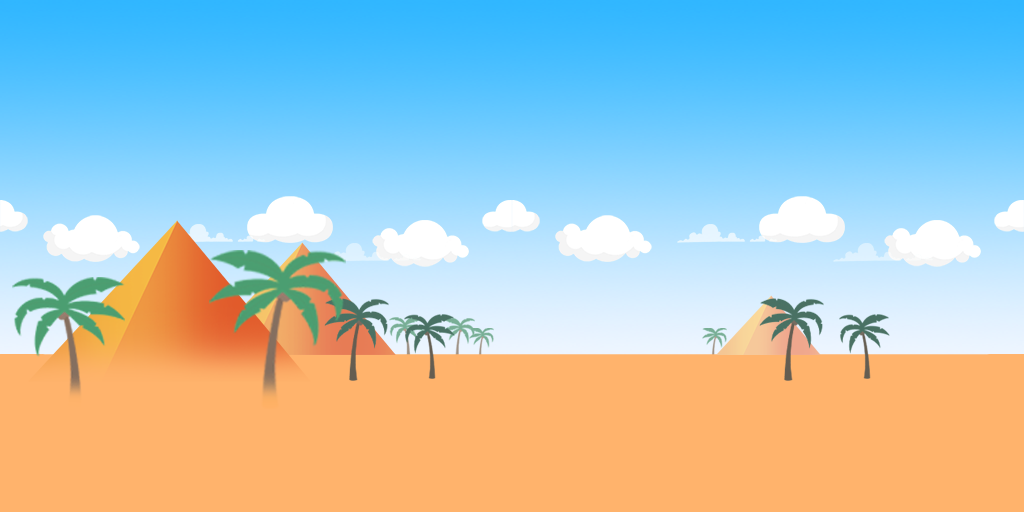
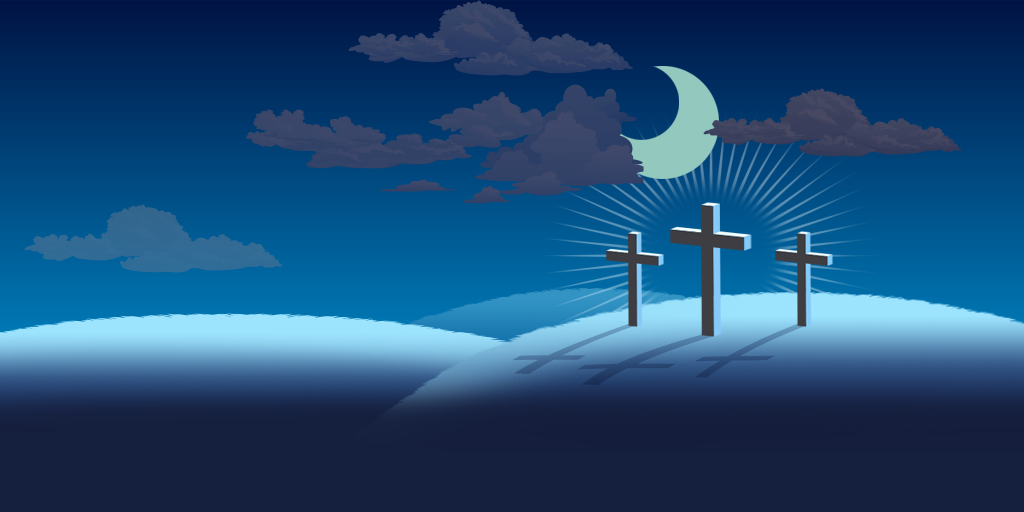
Two versions of the same layered image (1024 x 512). Layer-by-layer changes:
added layer "Layer 17 copy 2" above "Layer 17 copy" over [775, 231, 833, 327]
renamed "Layer 2" to "Layer 17 copy", moved it out of group "Cloud copy", painted on it over [555, 215, 664, 327]
removed group "Cloud" (7 layers) over [0, 196, 512, 267]
removed layer "Layer 3" (2nd of 2, in "Cloud") from group "Cloud" over [247, 196, 333, 243]
removed layer "Layer 2 copy" (2nd of 2, in "Cloud") from group "Cloud" over [372, 220, 469, 267]
removed layer "Layer 2" (2nd of 2, in "Cloud") from group "Cloud" over [43, 215, 140, 262]
renamed "Layer 4" to "Layer 17", opacity 67% → 100%, moved it out of group "Cloud copy", painted on it over [670, 202, 777, 337]
removed layer "Layer 2 copy" (1st of 2, in "Cloud copy") from group "Cloud copy" over [884, 220, 981, 267]
added layer "Rectangle 1 copy 2" (multiply) above "Layer 15 copy" over [512, 323, 812, 385]
renamed "Layer 8" to "Layer 15 copy", opacity 100% → 41%, moved it above "Layer 15", painted on it over [24, 204, 312, 382]
added layer "Layer 15" above "Layer 14" over [703, 88, 962, 157]
renamed "Layer 5" to "Layer 14", showed it, moved it above "Layer 9", painted on it over [66, 0, 644, 341]
removed group "Cloud copy" (7 layers) over [512, 196, 1024, 267]
moved "Layer 9" above "Layer 11", painted on it, masked it over [0, 66, 719, 503]
moved "Layer 11" above "Layer 13", painted on it over [0, 292, 1024, 453]
"Layer 13": opacity 100% → 33%, painted on it over [84, 287, 901, 467]
removed layer "Layer 11 copy 5" over [759, 298, 890, 381]
renamed "Layer 8 copy 2" to "Layer 16", opacity 100% → 36%, painted on it, masked it over [544, 94, 879, 423]
removed layer "Layer 8 copy" over [198, 242, 396, 355]
painted on "Layer 6" over [0, 354, 1024, 512]
renamed "Layer 12 copy" to "Layer 7", moved it above "Layer 12", painted on it over [0, 0, 1024, 409]
moved "Layer 12" above "Layer 1", painted on it over [0, 277, 1024, 502]
…and 12 more changes (12 removed)
